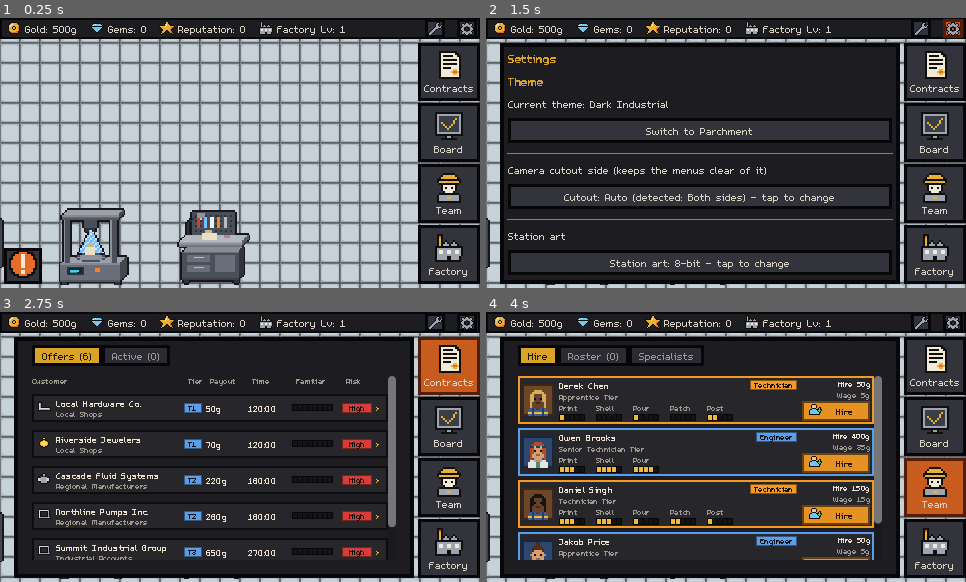
Above: before the commit, frames 1-4 (two rows, left to right).
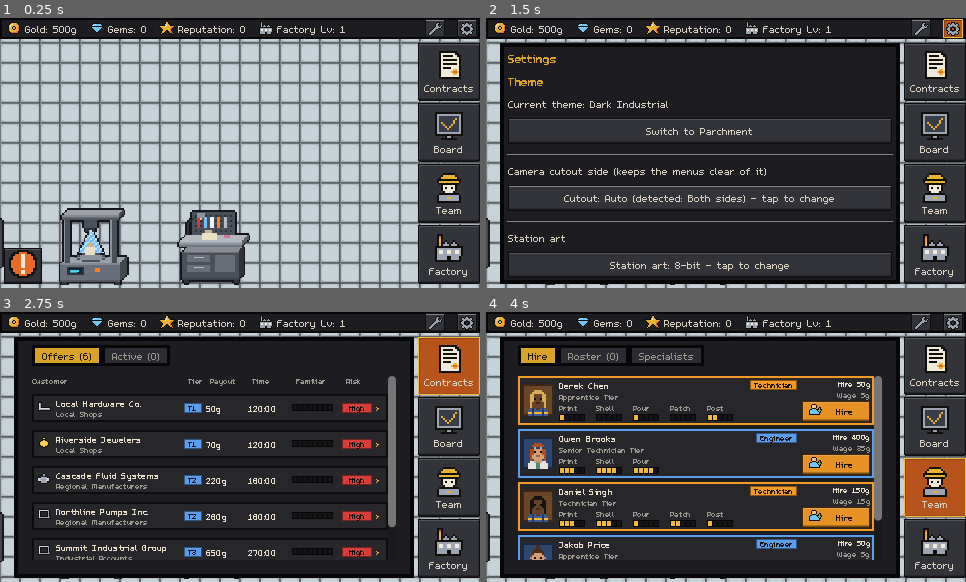
Above: after the commit, the same moments.

Repository: carverweirick/foundry-mobile-game
Game: Godot game, scene res://scenes/main.tscn
Two runs of this game, one before a commit and one after it. Both use one fixed random seed, a clock stepped at 60 frames per second and the inputs below.
Inputs (mouse positions are in pixels of both pictures, inside the frame that each line leads up to):
- Up to frame 1 (0.25 s): no input
- Up to frame 2 (1.5 s): click (922, 28) at 0.52 s; click (951, 28) at 1.27 s
- Up to frame 3 (2.75 s): click (451, 366) at 2.02 s
- Up to frame 4 (4 s): click (937, 425) at 2.77 s; click (937, 487) at 3.52 s

The runs differ from the first frame. In frame 1, 1.5% of the frame differs, in the area x 1-100%, y 0-99%; in frame 2, 7.7%; in frame 3, 1.6%; in frame 4, 12%, in the area x 6-100%, y 0-99%.

Commit message:
Readable hover: pixel bevel buttons and a real tooltip style
Reported: hovering a button made its text hard to read. The worst case
was the HUD rail - a hovered tile turned solid gold while its label (a
child Label, so it never got the button's hover font color) stayed
off-white, about 1.5:1 contrast. Godot's default tooltip was also a
translucent grey box that blended into the panels.

- Every button (UiKit's and, via ThemeManager, both Themes' default
  Button styles) is now a pixel-art bevel like the mockups: dark
  outline, chamfered corners, lit top edge, darker bottom lip. Drawn
  from a generated nine-patch at 2 texels per logical pixel
  (set_size_override), so the detail lines are half a pixel.
- Hover keeps the fill and the text color and only lights the rim
  (gold on neutral buttons, cream on colored ones). Pressed sinks the
  bevel and drops the label 1px.
- "go" buttons are a darker green (light text was ~3:1, now ~5:1);
  disabled text is brighter so prices on disabled buttons stay legible.
- TooltipPanel/TooltipLabel styles in both themes: opaque panel, thin
  accent border, 14px text.

Verified offscreen at iPhone resolution: before/after hover shots, and
every menu/tab audited for button overflow (104 buttons, 0 problems at
585- and 480-wide views). Also includes value-identical editor resaves
of ui_theme.tres and project.godot.

Co-Authored-By: Claude Opus 5.5 <noreply@anthropic.com>
Claude-Session: https://claude.ai/code/session_01F7cN4k6ng39WJsgFcGtTac

Diff:
--- a/autoload/theme_manager.gd
+++ b/autoload/theme_manager.gd
@@ -82,7 +82,38 @@
 
 func _ready() -> void:
 	_load_settings()
+	for choice in THEME_PATHS:
+		_install_bevel_buttons(load(THEME_PATHS[choice]), choice)
 	_apply_theme()
+
+
+## Hover rim per theme - gold reads on charcoal, burnt orange on tan.
+const BEVEL_ACCENT := {
+	ThemeChoice.DARK: Color(0.95, 0.74, 0.25),
+	ThemeChoice.PARCHMENT: Color(0.62, 0.30, 0.05),
+}
+
+
+## Swaps each Theme's flat Button styleboxes for UiKit's pixel bevels (the
+## same look the menus' UiKit buttons use), keeping the .tres colors as the
+## source of truth: normal/pressed/disabled fills come from the flat boxes
+## already in the file. Runs once per Theme at startup on the cached Theme
+## instance, so the project default theme (gui/theme/custom, the same cached
+## resource) picks it up too. Hover keeps the normal text color - only the
+## rim lights up - so hovered text is never harder to read than idle text.
+func _install_bevel_buttons(theme: Theme, choice: ThemeChoice) -> void:
+	var normal: StyleBox = theme.get_stylebox("normal", "Button")
+	var pressed: StyleBox = theme.get_stylebox("pressed", "Button")
+	var disabled: StyleBox = theme.get_stylebox("disabled", "Button")
+	if not (normal is StyleBoxFlat and pressed is StyleBoxFlat and disabled is StyleBoxFlat):
+		return
+	var margin_x: float = normal.content_margin_left
+	var margin_y: float = normal.content_margin_top
+	for state in UiKit.BUTTON_STATES:
+		var fill: Color = pressed.bg_color if state.begins_with("pressed") or state.begins_with("hover_pressed") else normal.bg_color
+		theme.set_stylebox(state, "Button", UiKit.bevel_box(fill, BEVEL_ACCENT[choice], state, disabled.bg_color, margin_x, margin_y))
+	theme.set_color("font_hover_color", "Button", theme.get_color("font_color", "Button"))
+	theme.set_color("font_hover_pressed_color", "Button", theme.get_color("font_pressed_color", "Button"))
 
 
 func set_theme(choice: ThemeChoice) -> void:
--- a/project.godot
+++ b/project.godot
@@ -39,6 +39,8 @@
 
 [input_devices]
 
+sensors/enable_accelerometer=true
+sensors/enable_gravity=true
 virtual_controller/ios/enable_controller=false
 virtual_controller/ios/enable_left_thumbstick=true
 virtual_controller/ios/enable_right_thumbstick=true
@@ -46,8 +48,6 @@
 virtual_controller/ios/enable_button_b=true
 virtual_controller/ios/enable_button_x=true
 virtual_controller/ios/enable_button_y=true
-sensors/enable_accelerometer=true
-sensors/enable_gravity=true
 
 [physics]
 
--- a/resources/theme/ui_theme.tres
+++ b/resources/theme/ui_theme.tres
@@ -1,251 +1,202 @@
-[gd_resource type="Theme" load_steps=14 format=3]
-
-[ext_resource type="FontFile" path="res://assets/fonts/m5x7.ttf" id="1_font"]
-
-; Shared UI chrome (design doc Section 16), reskinned this session (direct
-; request: "mimic the style of this ui" - a Game-Dev-Tycoon-style dark
-; industrial look) from the original light/parchment theme to a dark
-; charcoal base with gold/amber accents. Same shape language as before -
-; sharp corners, no anti-aliasing, chunky borders, the same m5x7 pixel font -
-; only the colors moved. Gold now plays the "hover/selected" accent role the
-; Pour Room's glow used to play, and ember orange still plays "pressed" (the
-; original "heating up" color metaphor from Section 16 is kept intentionally,
-; just recolored to read against a dark background instead of parchment).
-; Applied project-wide via project.godot's gui/theme/custom, same as before -
-; this one resource is the only Theme in the project (no scene sets its own
-; local override), so every default-styled Panel/Button/Label/TabContainer/
-; LineEdit picks this up automatically.
+[gd_resource type="Theme" format=3 uid="uid://cj6vi4it1kqy2"]
+
+[ext_resource type="FontFile" uid="uid://dsgmxc0qj8oml" path="res://assets/fonts/m5x7.ttf" id="1_font"]
+
+[sub_resource type="StyleBoxFlat" id="StyleBoxFlat_btn_disabled"]
+content_margin_left = 10.0
+content_margin_top = 6.0
+content_margin_right = 10.0
+content_margin_bottom = 6.0
+bg_color = Color(0.23, 0.23, 0.25, 1)
+border_width_left = 3
+border_width_top = 3
+border_width_right = 3
+border_width_bottom = 3
+border_color = Color(0.14, 0.14, 0.15, 1)
+anti_aliasing = false
+
+[sub_resource type="StyleBoxFlat" id="StyleBoxFlat_btn_focus"]
+bg_color = Color(0, 0, 0, 0)
+border_width_left = 2
+border_width_top = 2
+border_width_right = 2
+border_width_bottom = 2
+border_color = Color(0.3, 0.6, 0.95, 1)
+anti_aliasing = false
+
+[sub_resource type="StyleBoxFlat" id="StyleBoxFlat_btn_hover"]
+content_margin_left = 10.0
+content_margin_top = 6.0
+content_margin_right = 10.0
+content_margin_bottom = 6.0
+bg_color = Color(0.85, 0.64, 0.16, 1)
+border_width_left = 3
+border_width_top = 3
+border_width_right = 3
+border_width_bottom = 3
+border_color = Color(0.5, 0.35, 0.05, 1)
+anti_aliasing = false
+
+[sub_resource type="StyleBoxFlat" id="StyleBoxFlat_btn_normal"]
+content_margin_left = 10.0
+content_margin_top = 6.0
+content_margin_right = 10.0
+content_margin_bottom = 6.0
+bg_color = Color(0.2, 0.2, 0.23, 1)
+border_width_left = 3
+border_width_top = 3
+border_width_right = 3
+border_width_bottom = 3
+border_color = Color(0.03, 0.03, 0.04, 1)
+anti_aliasing = false
+
+[sub_resource type="StyleBoxFlat" id="StyleBoxFlat_btn_pressed"]
+content_margin_left = 10.0
+content_margin_top = 6.0
+content_margin_right = 10.0
+content_margin_bottom = 6.0
+bg_color = Color(0.78, 0.36, 0.12, 1)
+border_width_left = 3
+border_width_top = 3
+border_width_right = 3
+border_width_bottom = 3
+border_color = Color(0.32, 0.12, 0.04, 1)
+anti_aliasing = false
+
+[sub_resource type="StyleBoxFlat" id="StyleBoxFlat_lineedit_focus"]
+content_margin_left = 6.0
+content_margin_top = 4.0
+content_margin_right = 6.0
+content_margin_bottom = 4.0
+bg_color = Color(0.17, 0.17, 0.19, 1)
+border_width_left = 2
+border_width_top = 2
+border_width_right = 2
+border_width_bottom = 2
+border_color = Color(0.3, 0.6, 0.95, 1)
+anti_aliasing = false
+
+[sub_resource type="StyleBoxFlat" id="StyleBoxFlat_lineedit_normal"]
+content_margin_left = 6.0
+content_margin_top = 4.0
+content_margin_right = 6.0
+content_margin_bottom = 4.0
+bg_color = Color(0.17, 0.17, 0.19, 1)
+border_width_left = 2
+border_width_top = 2
+border_width_right = 2
+border_width_bottom = 2
+border_color = Color(0.03, 0.03, 0.04, 1)
+anti_aliasing = false
 
 [sub_resource type="StyleBoxFlat" id="StyleBoxFlat_panel"]
+content_margin_left = 10.0
+content_margin_top = 10.0
+content_margin_right = 10.0
+content_margin_bottom = 10.0
 bg_color = Color(0.11, 0.11, 0.13, 1)
 border_width_left = 4
 border_width_top = 4
 border_width_right = 4
 border_width_bottom = 4
 border_color = Color(0.03, 0.03, 0.04, 1)
-corner_radius_top_left = 0
-corner_radius_top_right = 0
-corner_radius_bottom_right = 0
-corner_radius_bottom_left = 0
+anti_aliasing = false
+
+[sub_resource type="StyleBoxFlat" id="StyleBoxFlat_tabcontainer_panel"]
 content_margin_left = 10.0
 content_margin_top = 10.0
 content_margin_right = 10.0
 content_margin_bottom = 10.0
-anti_aliasing = false
-
-[sub_resource type="StyleBoxFlat" id="StyleBoxFlat_tabcontainer_panel"]
 bg_color = Color(0.11, 0.11, 0.13, 1)
-border_width_left = 0
-border_width_top = 0
-border_width_right = 0
-border_width_bottom = 0
-corner_radius_top_left = 0
-corner_radius_top_right = 0
-corner_radius_bottom_right = 0
-corner_radius_bottom_left = 0
-content_margin_left = 10.0
-content_margin_top = 10.0
-content_margin_right = 10.0
-content_margin_bottom = 10.0
-anti_aliasing = false
-
-[sub_resource type="StyleBoxFlat" id="StyleBoxFlat_btn_normal"]
-bg_color = Color(0.2, 0.2, 0.23, 1)
-border_width_left = 3
-border_width_top = 3
-border_width_right = 3
-border_width_bottom = 3
-border_color = Color(0.03, 0.03, 0.04, 1)
-corner_radius_top_left = 0
-corner_radius_top_right = 0
-corner_radius_bottom_right = 0
-corner_radius_bottom_left = 0
-content_margin_left = 10.0
-content_margin_top = 6.0
-content_margin_right = 10.0
-content_margin_bottom = 6.0
-anti_aliasing = false
-
-[sub_resource type="StyleBoxFlat" id="StyleBoxFlat_btn_hover"]
+anti_aliasing = false
+
+[sub_resource type="StyleBoxFlat" id="StyleBoxFlat_tab_hovered"]
+content_margin_left = 10.0
+content_margin_top = 4.0
+content_margin_right = 10.0
+content_margin_bottom = 4.0
+bg_color = Color(0.26, 0.26, 0.29, 1)
+border_width_left = 3
+border_width_top = 3
+border_width_right = 3
+border_width_bottom = 3
+border_color = Color(0.03, 0.03, 0.04, 1)
+anti_aliasing = false
+
+[sub_resource type="StyleBoxFlat" id="StyleBoxFlat_tab_selected"]
+content_margin_left = 10.0
+content_margin_top = 4.0
+content_margin_right = 10.0
+content_margin_bottom = 4.0
 bg_color = Color(0.85, 0.64, 0.16, 1)
 border_width_left = 3
 border_width_top = 3
 border_width_right = 3
 border_width_bottom = 3
-border_color = Color(0.5, 0.35, 0.05, 1)
-corner_radius_top_left = 0
-corner_radius_top_right = 0
-corner_radius_bottom_right = 0
-corner_radius_bottom_left = 0
-content_margin_left = 10.0
-content_margin_top = 6.0
-content_margin_right = 10.0
-content_margin_bottom = 6.0
-anti_aliasing = false
-
-[sub_resource type="StyleBoxFlat" id="StyleBoxFlat_btn_pressed"]
-bg_color = Color(0.78, 0.36, 0.12, 1)
-border_width_left = 3
-border_width_top = 3
-border_width_right = 3
-border_width_bottom = 3
-border_color = Color(0.32, 0.12, 0.04, 1)
-corner_radius_top_left = 0
-corner_radius_top_right = 0
-corner_radius_bottom_right = 0
-corner_radius_bottom_left = 0
-content_margin_left = 10.0
-content_margin_top = 6.0
-content_margin_right = 10.0
-content_margin_bottom = 6.0
-anti_aliasing = false
-
-[sub_resource type="StyleBoxFlat" id="StyleBoxFlat_btn_disabled"]
-bg_color = Color(0.23, 0.23, 0.25, 1)
-border_width_left = 3
-border_width_top = 3
-border_width_right = 3
-border_width_bottom = 3
-border_color = Color(0.14, 0.14, 0.15, 1)
-corner_radius_top_left = 0
-corner_radius_top_right = 0
-corner_radius_bottom_right = 0
-corner_radius_bottom_left = 0
-content_margin_left = 10.0
-content_margin_top = 6.0
-content_margin_right = 10.0
-content_margin_bottom = 6.0
-anti_aliasing = false
-
-[sub_resource type="StyleBoxFlat" id="StyleBoxFlat_btn_focus"]
-bg_color = Color(0, 0, 0, 0)
-border_width_left = 2
-border_width_top = 2
-border_width_right = 2
-border_width_bottom = 2
-border_color = Color(0.3, 0.6, 0.95, 1)
-corner_radius_top_left = 0
-corner_radius_top_right = 0
-corner_radius_bottom_right = 0
-corner_radius_bottom_left = 0
-anti_aliasing = false
-
-[sub_resource type="StyleBoxFlat" id="StyleBoxFlat_lineedit_normal"]
-bg_color = Color(0.17, 0.17, 0.19, 1)
-border_width_left = 2
-border_width_top = 2
-border_width_right = 2
-border_width_bottom = 2
-border_color = Color(0.03, 0.03, 0.04, 1)
-corner_radius_top_left = 0
-corner_radius_top_right = 0
-corner_radius_bottom_right = 0
-corner_radius_bottom_left = 0
+border_color = Color(0.03, 0.03, 0.04, 1)
+anti_aliasing = false
+
+[sub_resource type="StyleBoxFlat" id="StyleBoxFlat_tab_unselected"]
+content_margin_left = 10.0
+content_margin_top = 4.0
+content_margin_right = 10.0
+content_margin_bottom = 4.0
+bg_color = Color(0.17, 0.17, 0.2, 1)
+border_width_left = 3
+border_width_top = 3
+border_width_right = 3
+border_width_bottom = 3
+border_color = Color(0.03, 0.03, 0.04, 1)
+anti_aliasing = false
+
+[sub_resource type="StyleBoxFlat" id="StyleBoxFlat_tooltip"]
 content_margin_left = 6.0
-content_margin_top = 4.0
+content_margin_top = 3.0
 content_margin_right = 6.0
 content_margin_bottom = 4.0
-anti_aliasing = false
-
-[sub_resource type="StyleBoxFlat" id="StyleBoxFlat_lineedit_focus"]
-bg_color = Color(0.17, 0.17, 0.19, 1)
-border_width_left = 2
-border_width_top = 2
-border_width_right = 2
-border_width_bottom = 2
-border_color = Color(0.3, 0.6, 0.95, 1)
-corner_radius_top_left = 0
-corner_radius_top_right = 0
-corner_radius_bottom_right = 0
-corner_radius_bottom_left = 0
-content_margin_left = 6.0
-content_margin_top = 4.0
-content_margin_right = 6.0
-content_margin_bottom = 4.0
-anti_aliasing = false
-
-[sub_resource type="StyleBoxFlat" id="StyleBoxFlat_tab_selected"]
-bg_color = Color(0.85, 0.64, 0.16, 1)
-border_width_left = 3
-border_width_top = 3
-border_width_right = 3
-border_width_bottom = 3
-border_color = Color(0.03, 0.03, 0.04, 1)
-corner_radius_top_left = 0
-corner_radius_top_right = 0
-corner_radius_bottom_right = 0
-corner_radius_bottom_left = 0
-content_margin_left = 10.0
-content_margin_top = 4.0
-content_margin_right = 10.0
-content_margin_bottom = 4.0
-anti_aliasing = false
-
-[sub_resource type="StyleBoxFlat" id="StyleBoxFlat_tab_unselected"]
-bg_color = Color(0.17, 0.17, 0.2, 1)
-border_width_left = 3
-border_width_top = 3
-border_width_right = 3
-border_width_bottom = 3
-border_color = Color(0.03, 0.03, 0.04, 1)
-corner_radius_top_left = 0
-corner_radius_top_right = 0
-corner_radius_bottom_right = 0
-corner_radius_bottom_left = 0
-content_margin_left = 10.0
-content_margin_top = 4.0
-content_margin_right = 10.0
-content_margin_bottom = 4.0
-anti_aliasing = false
-
-[sub_resource type="StyleBoxFlat" id="StyleBoxFlat_tab_hovered"]
-bg_color = Color(0.26, 0.26, 0.29, 1)
-border_width_left = 3
-border_width_top = 3
-border_width_right = 3
-border_width_bottom = 3
-border_color = Color(0.03, 0.03, 0.04, 1)
-corner_radius_top_left = 0
-corner_radius_top_right = 0
-corner_radius_bottom_right = 0
-corner_radius_bottom_left = 0
-content_margin_left = 10.0
-content_margin_top = 4.0
-content_margin_right = 10.0
-content_margin_bottom = 4.0
+bg_color = Color(0.07, 0.07, 0.08, 0.97)
+border_width_left = 1
+border_width_top = 1
+border_width_right = 1
+border_width_bottom = 2
+border_color = Color(0.66, 0.5, 0.18, 1)
 anti_aliasing = false
 
 [resource]
 default_font = ExtResource("1_font")
 default_font_size = 16
-Panel/styles/panel = SubResource("StyleBoxFlat_panel")
-Button/styles/normal = SubResource("StyleBoxFlat_btn_normal")
-Button/styles/hover = SubResource("StyleBoxFlat_btn_hover")
-Button/styles/pressed = SubResource("StyleBoxFlat_btn_pressed")
+Button/colors/font_color = Color(0.86, 0.83, 0.77, 1)
+Button/colors/font_disabled_color = Color(0.5, 0.48, 0.45, 1)
+Button/colors/font_focus_color = Color(0.86, 0.83, 0.77, 1)
+Button/colors/font_hover_color = Color(0.12, 0.09, 0.05, 1)
+Button/colors/font_pressed_color = Color(0.97, 0.94, 0.9, 1)
+Button/font_sizes/font_size = 16
 Button/styles/disabled = SubResource("StyleBoxFlat_btn_disabled")
 Button/styles/focus = SubResource("StyleBoxFlat_btn_focus")
-Button/colors/font_color = Color(0.86, 0.83, 0.77, 1)
-Button/colors/font_hover_color = Color(0.12, 0.09, 0.05, 1)
-Button/colors/font_pressed_color = Color(0.97, 0.94, 0.9, 1)
-Button/colors/font_disabled_color = Color(0.5, 0.48, 0.45, 1)
-Button/colors/font_focus_color = Color(0.86, 0.83, 0.77, 1)
-Button/font_sizes/font_size = 16
+Button/styles/hover = SubResource("StyleBoxFlat_btn_hover")
+Button/styles/normal = SubResource("StyleBoxFlat_btn_normal")
+Button/styles/pressed = SubResource("StyleBoxFlat_btn_pressed")
+GridContainer/constants/h_separation = 10
+GridContainer/constants/v_separation = 6
+HBoxContainer/constants/separation = 8
 Label/colors/font_color = Color(0.86, 0.83, 0.77, 1)
 Label/font_sizes/font_size = 16
-LineEdit/styles/normal = SubResource("StyleBoxFlat_lineedit_normal")
-LineEdit/styles/focus = SubResource("StyleBoxFlat_lineedit_focus")
 LineEdit/colors/font_color = Color(0.86, 0.83, 0.77, 1)
 LineEdit/font_sizes/font_size = 16
+LineEdit/styles/focus = SubResource("StyleBoxFlat_lineedit_focus")
+LineEdit/styles/normal = SubResource("StyleBoxFlat_lineedit_normal")
+Panel/styles/panel = SubResource("StyleBoxFlat_panel")
+TabContainer/colors/font_hovered_color = Color(0.86, 0.83, 0.77, 1)
+TabContainer/colors/font_selected_color = Color(0.12, 0.09, 0.05, 1)
+TabContainer/colors/font_unselected_color = Color(0.62, 0.6, 0.56, 1)
+TabContainer/constants/side_margin = 10
+TabContainer/font_sizes/font_size = 16
 TabContainer/styles/panel = SubResource("StyleBoxFlat_tabcontainer_panel")
+TabContainer/styles/tab_hovered = SubResource("StyleBoxFlat_tab_hovered")
 TabContainer/styles/tab_selected = SubResource("StyleBoxFlat_tab_selected")
 TabContainer/styles/tab_unselected = SubResource("StyleBoxFlat_tab_unselected")
-TabContainer/styles/tab_hovered = SubResource("StyleBoxFlat_tab_hovered")
-TabContainer/colors/font_selected_color = Color(0.12, 0.09, 0.05, 1)
-TabContainer/colors/font_unselected_color = Color(0.62, 0.6, 0.56, 1)
-TabContainer/colors/font_hovered_color = Color(0.86, 0.83, 0.77, 1)
-TabContainer/font_sizes/font_size = 16
-TabContainer/constants/side_margin = 10
 VBoxContainer/constants/separation = 8
-HBoxContainer/constants/separation = 8
-GridContainer/constants/h_separation = 10
-GridContainer/constants/v_separation = 6
+TooltipLabel/colors/font_color = Color(0.95, 0.92, 0.86, 1)
+TooltipLabel/colors/font_shadow_color = Color(0, 0, 0, 0)
+TooltipLabel/font_sizes/font_size = 14
+TooltipPanel/styles/panel = SubResource("StyleBoxFlat_tooltip")
--- a/resources/theme/ui_theme_parchment.tres
+++ b/resources/theme/ui_theme_parchment.tres
@@ -209,6 +209,19 @@
 content_margin_top = 4.0
 content_margin_right = 10.0
 content_margin_bottom = 4.0
+anti_aliasing = false
+
+[sub_resource type="StyleBoxFlat" id="StyleBoxFlat_tooltip"]
+content_margin_left = 6.0
+content_margin_top = 3.0
+content_margin_right = 6.0
+content_margin_bottom = 4.0
+bg_color = Color(0.98, 0.95, 0.87, 0.98)
+border_width_left = 1
+border_width_top = 1
+border_width_right = 1
+border_width_bottom = 2
+border_color = Color(0.45, 0.32, 0.18, 1)
 anti_aliasing = false
 
 [resource]
@@ -245,3 +258,7 @@
 HBoxContainer/constants/separation = 8
 GridContainer/constants/h_separation = 10
 GridContainer/constants/v_separation = 6
+TooltipLabel/colors/font_color = Color(0.16, 0.11, 0.08, 1)
+TooltipLabel/colors/font_shadow_color = Color(0, 0, 0, 0)
+TooltipLabel/font_sizes/font_size = 14
+TooltipPanel/styles/panel = SubResource("StyleBoxFlat_tooltip")
--- a/scenes/ui_kit.gd
+++ b/scenes/ui_kit.gd
@@ -32,7 +32,9 @@
 	"neutral_bg": Color(0.20, 0.20, 0.23),
 	"neutral_text": Color(0.92, 0.88, 0.80),
 	"disabled_bg": Color(0.17, 0.17, 0.19),
-	"disabled_text": Color(0.45, 0.44, 0.42),
+	# Disabled buttons still carry useful text (a price, "x0"), so it stays
+	# readable (~4:1) rather than near-invisible.
+	"disabled_text": Color(0.56, 0.54, 0.50),
 }
 const PARCHMENT := {
 	"card_bg": Color(0.95, 0.90, 0.78),
@@ -306,30 +308,148 @@
 		"primary":
 			bg = GOLD; fg = Color(0.12, 0.08, 0.03)
 		"go":
-			bg = GOOD.darkened(0.1); fg = Color(0.98, 0.98, 0.95)
+			# Dark enough for light text (~5:1); the old GOOD green was ~3:1.
+			bg = Color(0.20, 0.50, 0.22); fg = Color(0.98, 0.98, 0.95)
 		"danger":
 			bg = BAD.darkened(0.1); fg = Color(0.98, 0.95, 0.93)
 		"warn":
 			bg = WARN.darkened(0.05); fg = Color(0.12, 0.08, 0.03)
 		_:
 			bg = c("neutral_bg"); fg = c("neutral_text")
-	var border := bg.darkened(0.55)
+	# Gold rim on neutral buttons; on colored ones gold would vanish into
+	# the fill, so they get a cream rim instead.
+	var accent := GOLD.lightened(0.1) if kind == "neutral" else Color(1.0, 0.96, 0.84)
 	for state in BUTTON_STATES:
-		var fill := bg
-		if state.begins_with("hover") and not state.begins_with("hover_pressed"):
-			fill = bg.lightened(0.12)
-		elif state.begins_with("pressed") or state.begins_with("hover_pressed"):
-			fill = bg.darkened(0.2)
-		elif state.begins_with("disabled"):
-			fill = c("disabled_bg")
-		var box := _box(fill, border if not state.begins_with("disabled") else c("disabled_bg").darkened(0.3), 2, 5, 2)
-		if state == "focus":
-			box.draw_center = false
-		b.add_theme_stylebox_override(state, box)
+		b.add_theme_stylebox_override(state, bevel_box(bg, accent, state, c("disabled_bg"), 5.0, 2.0))
+	# Hover never changes the text color - only the rim lights up - so a
+	# hovered button is exactly as readable as an idle one.
 	for color_name in ["font_color", "font_hover_color", "font_pressed_color", "font_hover_pressed_color", "font_focus_color"]:
 		b.add_theme_color_override(color_name, fg)
 	b.add_theme_color_override("font_disabled_color", c("disabled_text"))
 	b.add_theme_color_override("icon_disabled_color", Color(1, 1, 1, 0.4))
+
+
+# --- pixel bevel buttons -----------------------------------------------------
+#
+# Every button is a little pixel-art bevel, like the user's mockups: a dark
+# outline with chamfered corners, a lit top edge, a darker bottom lip. It's
+# drawn from a tiny generated nine-patch at BEVEL_DENSITY texels per logical
+# pixel (the texture reports its logical size via set_size_override), so the
+# highlight and shade lines are half a logical pixel - about 2 device pixels
+# on a phone - instead of one chunky 4-5px line.
+#
+# States: hover keeps the fill (a touch brighter) and the text color, and
+# swaps the outline for an accent rim - the old hover was a solid gold slab
+# that left light text unreadable. Pressed sinks: darker fill, shadow along
+# the top instead of a lip, and the content drops 1px.
+
+const BEVEL_DENSITY: int = 2
+## Texel layout of the nine-patch (texels, not logical px). The outline is a
+## full logical pixel so it survives a 1x desktop window; the inner detail
+## lines are single texels.
+const _BEVEL_W: int = 8
+const _BEVEL_H: int = 12
+const _BEVEL_MARGIN_LEFT: float = 1.5
+const _BEVEL_MARGIN_RIGHT: float = 1.5
+const _BEVEL_MARGIN_TOP: float = 2.0
+const _BEVEL_MARGIN_BOTTOM: float = 2.5
+static var _bevel_cache: Dictionary = {}
+
+
+## A bevel StyleBox for one Button state. `state` is any Button stylebox
+## name ("normal", "hover_pressed_mirrored", "focus", ...). content margins
+## are in logical px, like StyleBoxFlat's.
+static func bevel_box(fill: Color, accent: Color, state: String, disabled_fill: Color, margin_x: float, margin_y: float) -> StyleBox:
+	if state == "focus":
+		return StyleBoxEmpty.new()
+	var look := "normal"
+	if state.begins_with("disabled"):
+		look = "disabled"
+	elif state.begins_with("hover_pressed"):
+		look = "hover_pressed"
+	elif state.begins_with("pressed"):
+		look = "pressed"
+	elif state.begins_with("hover"):
+		look = "hover"
+	var box := StyleBoxTexture.new()
+	box.texture = _bevel_texture(fill, accent, look, disabled_fill)
+	box.texture_margin_left = _BEVEL_MARGIN_LEFT
+	box.texture_margin_right = _BEVEL_MARGIN_RIGHT
+	box.texture_margin_top = _BEVEL_MARGIN_TOP
+	box.texture_margin_bottom = _BEVEL_MARGIN_BOTTOM
+	box.content_margin_left = margin_x
+	box.content_margin_right = margin_x
+	# Pressed: the label sinks 1px with the button.
+	var sink := 1.0 if look.ends_with("pressed") else 0.0
+	box.content_margin_top = margin_y + sink
+	box.content_margin_bottom = margin_y + 0.5 - sink
+	return box
+
+
+static func _bevel_texture(fill: Color, accent: Color, look: String, disabled_fill: Color) -> Texture2D:
+	var key := "%s|%s|%s|%s" % [fill.to_html(), accent.to_html(), look, disabled_fill.to_html()]
+	if _bevel_cache.has(key):
+		return _bevel_cache[key]
+	var w := _BEVEL_W
+	var h := _BEVEL_H
+	var outline := fill.darkened(0.72)
+	var body := fill
+	var top_hi := fill.lightened(0.40)
+	var top_mid := fill.lightened(0.17)
+	var left_tone := fill.lightened(0.08)
+	var right_tone := fill.darkened(0.12)
+	var shade := fill.darkened(0.22)
+	var lip := fill.darkened(0.48)
+	match look:
+		"hover":
+			body = fill.lightened(0.06)
+			top_hi = fill.lightened(0.48)
+			top_mid = fill.lightened(0.24)
+			left_tone = fill.lightened(0.14)
+			outline = accent
+		"pressed", "hover_pressed":
+			body = fill.darkened(0.08)
+			# Sunk: shadow under the top edge, the lip flattens out.
+			top_hi = fill.darkened(0.42)
+			top_mid = fill.darkened(0.28)
+			left_tone = fill.darkened(0.26)
+			right_tone = body
+			shade = body
+			lip = body.darkened(0.12)
+			if look == "hover_pressed":
+				outline = accent
+		"disabled":
+			body = disabled_fill
+			outline = disabled_fill.darkened(0.40)
+			top_hi = disabled_fill
+			top_mid = disabled_fill
+			left_tone = disabled_fill
+			right_tone = disabled_fill
+			shade = disabled_fill.darkened(0.08)
+			lip = disabled_fill.darkened(0.22)
+	var image := Image.create(w, h, false, Image.FORMAT_RGBA8)
+	image.fill(body)
+	for y in h:
+		image.set_pixel(2, y, left_tone)
+		image.set_pixel(w - 3, y, right_tone)
+	for x in range(2, w - 2):
+		image.set_pixel(x, 2, top_hi)
+		image.set_pixel(x, 3, top_mid)
+		image.set_pixel(x, h - 5, shade)
+		image.set_pixel(x, h - 4, lip)
+		image.set_pixel(x, h - 3, lip)
+	# A full-logical-pixel outline (2 texels) all round, corners chamfered.
+	for y in h:
+		for x in w:
+			var edge := x < 2 or y < 2 or x >= w - 2 or y >= h - 2
+			if edge:
+				image.set_pixel(x, y, outline)
+	for corner in [Vector2i(0, 0), Vector2i(w - 1, 0), Vector2i(0, h - 1), Vector2i(w - 1, h - 1)]:
+		image.set_pixelv(corner, Color(0, 0, 0, 0))
+	var texture := ImageTexture.create_from_image(image)
+	texture.set_size_override(Vector2i(w / BEVEL_DENSITY, h / BEVEL_DENSITY))
+	_bevel_cache[key] = texture
+	return texture
 
 
 static func _box(fill: Color, border: Color, border_width: int, margin_x: float, margin_y: float) -> StyleBoxFlat:
Not shown: 1 places in resources/theme/ui_theme_parchment.tres that only renumber resources
